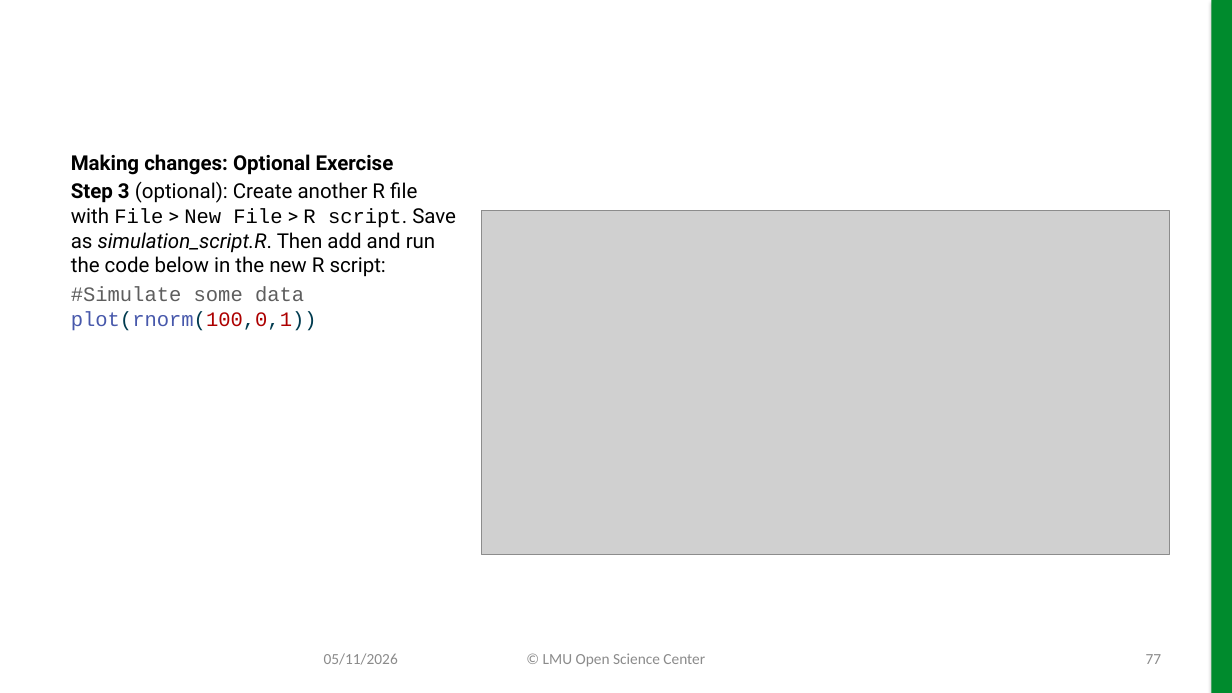
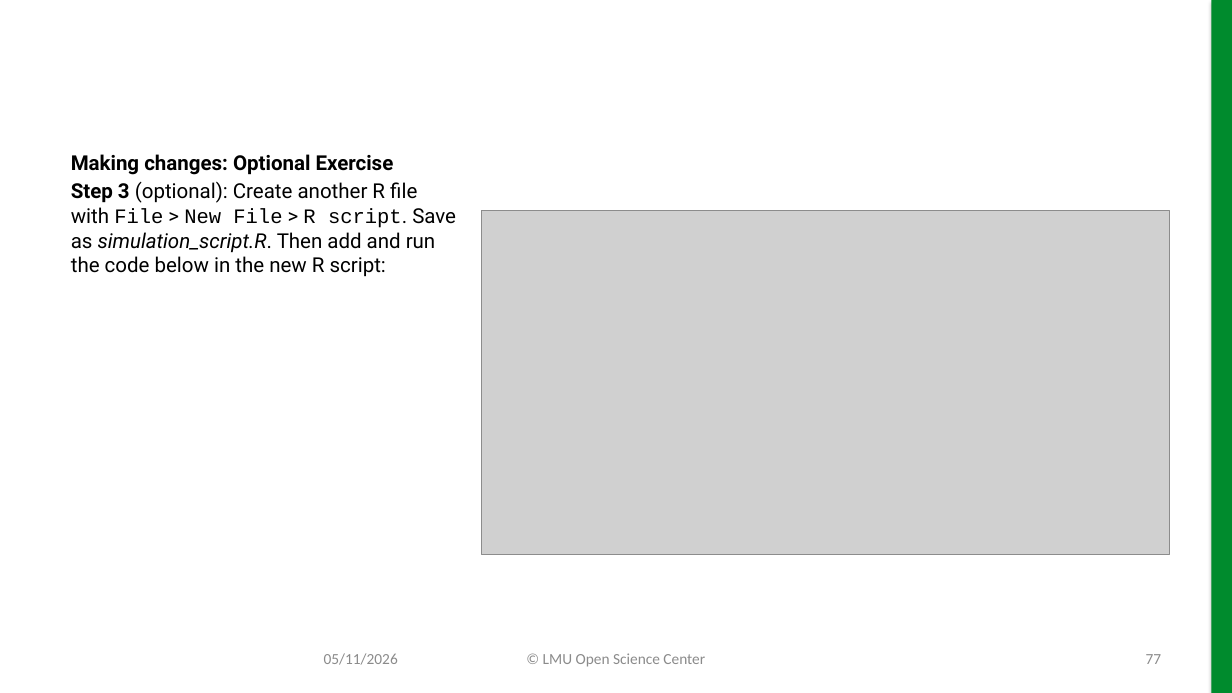
Before and after one commit to lmu-osc/slides-git, a slide deck: slide 77 of slides-git.pptx. Drawn at 1232x693 pixels with LibreOffice and Linux fonts; fonts in the diff are those of the drawing; grey boxes stand for pictures; background and template pictures are left out. Boxes give left, top, right and bottom in pixels: in the first picture for what was removed or moved away, otherwise in the second. Text is boxed around its words. In the diff, an @@ line names an element or a change of style, - is before the commit and + after.

```diff
--- a/slides-git.pptx
+++ b/slides-git.pptx
@@ text at [71,286,317,331]: paragraph removed @@
-#Simulate some data
-plot(rnorm(100,0,1))
```
Also in this commit, not shown: 2 other slides changed, 9 other files.
